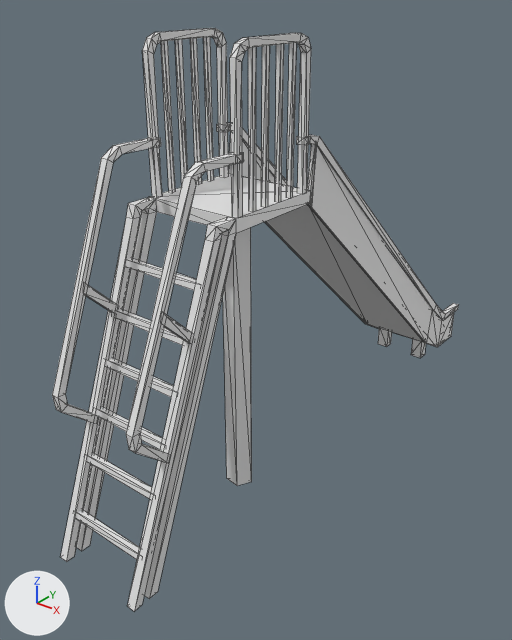
A saved change to the FBX model Assets/Resources/Models/Props/slide.fbx.
Camera for both pictures: a 50 mm lens placed at (0.639, -0.937, 0.771), pointed at (-0.036, -0.094, 0.248). Lighting does not change. The marker at lower left points along +X, +Y and +Z. The older version comes first. Mesh edges are drawn as thin lines. Where no turn or scale is listed for an object, it has been applied to the vertices. Vertices at exactly the same position are counted once.

Before the edit, the objects in view are built like this:
```python
me_slide_mesh_1 = bpy.data.meshes.new('Slide_Mesh_1')
me_slide_mesh_1.from_pydata(...)  # 461 vertices, 695 faces; spans x -0.083..0.083, y -0.5..0.5, z 0.0..0.705
ob_slide_mesh = bpy.data.objects.new('Slide_Mesh', me_slide_mesh_1)
ob_slide_mesh.location = (0.0, 0.0, 0.0)
```
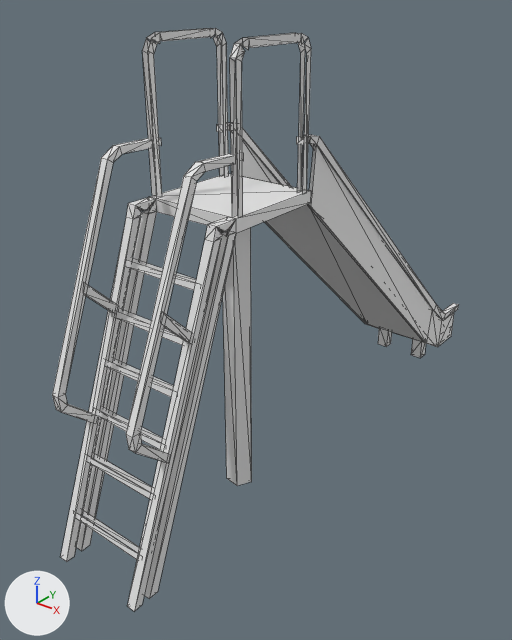
Boxes (x1, y1, x2, y2) around the edits, measured in the pictures (512 x 640 px):
part 1 of me_slide_mesh_1, cut back: before (146, 37, 317, 212); after (134, 28, 308, 241)

The change in detail:
me_slide_mesh_1 is used by ob_slide_mesh; location (0.0, 0.0, 0.0).
me_slide_mesh_1 had 461 vertices, 695 faces and spanned x -0.083..0.083, y -0.5..0.5, z 0.0..0.705.
me_slide_mesh_1 now has 653 vertices, 400 faces and spans x -0.082..0.082, y -0.5..0.5, z 0.0..0.705.
me_slide_mesh_1 part 1: 98 vertices removed from x -0.083..0.083, y -0.268..-0.098, z 0.47..0.695; 277 vertices added at x -0.082..0.082, y -0.469..-0.098, z 0.062..0.705.
Other edits to the shape of me_slide_mesh_1 do not show in these pictures.
